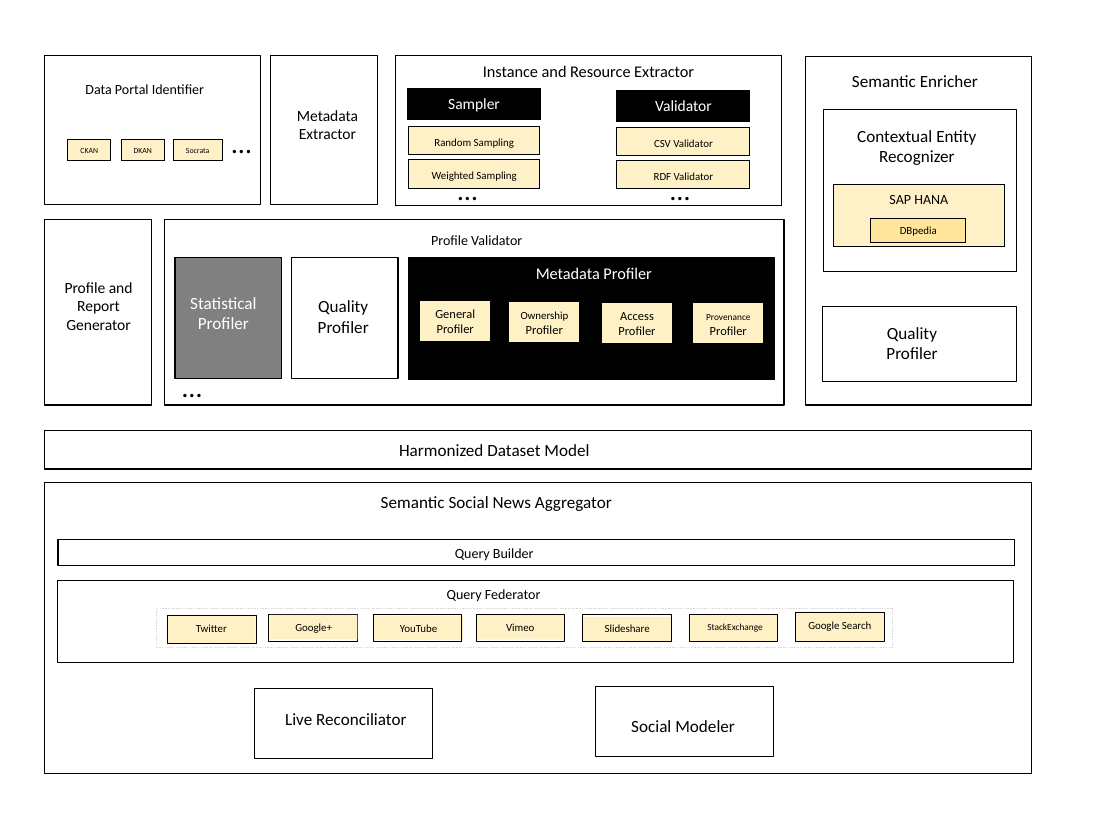
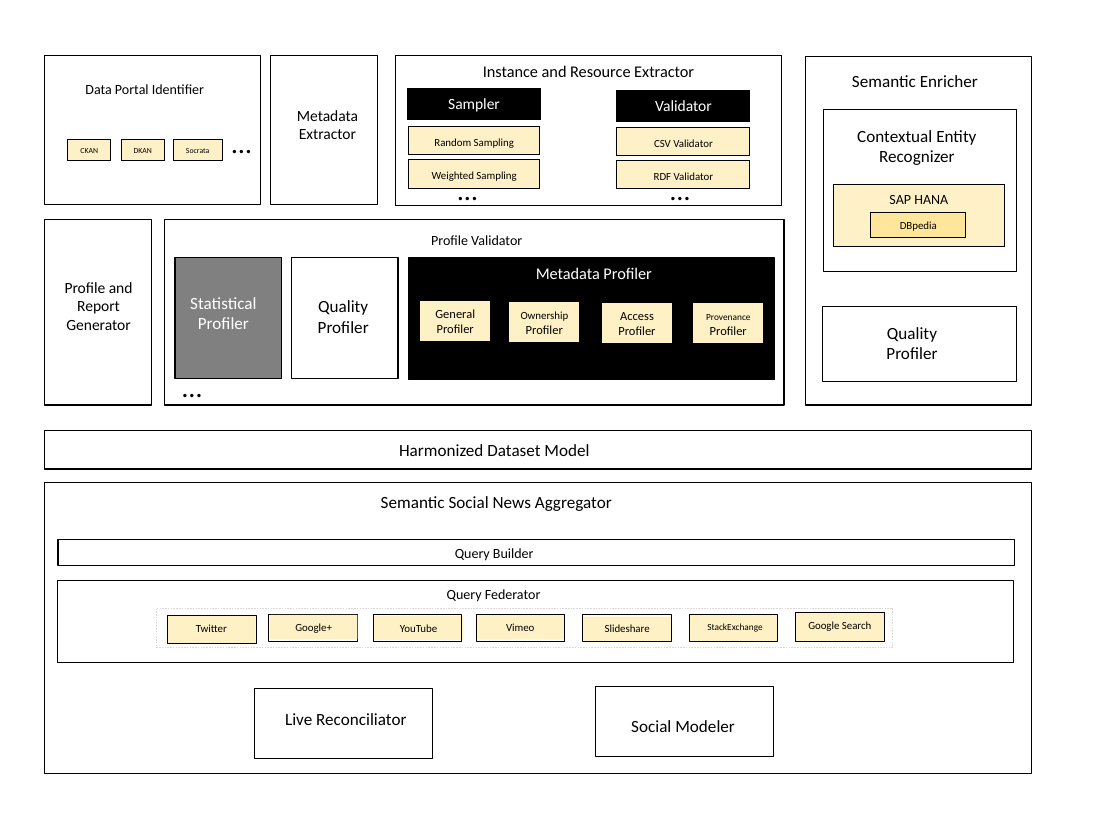
Before and after one commit to S-c-H-i-Z-o/PhD, a slide deck: slide 1 of Thesis/introduction/figures/architecutre_diagram.pptx. Drawn at 1120x840 pixels with LibreOffice and Linux fonts; fonts in the diff are those of the drawing. Boxes give left, top, right and bottom in pixels: in the first picture for what was removed or moved away, otherwise in the second. Text is boxed around its words. In the diff, an @@ line names an element or a change of style, - is before the commit and + after.

```diff
--- a/Thesis/introduction/figures/architecutre_diagram.pptx
+++ b/Thesis/introduction/figures/architecutre_diagram.pptx
@@ rectangle "DBpedia": place and size @@
-rectangle "DBpedia" at (871, 218, 967, 243)
+rectangle "DBpedia" at (871, 213, 967, 237)
```
Also in this commit, not shown: 6 other files.
